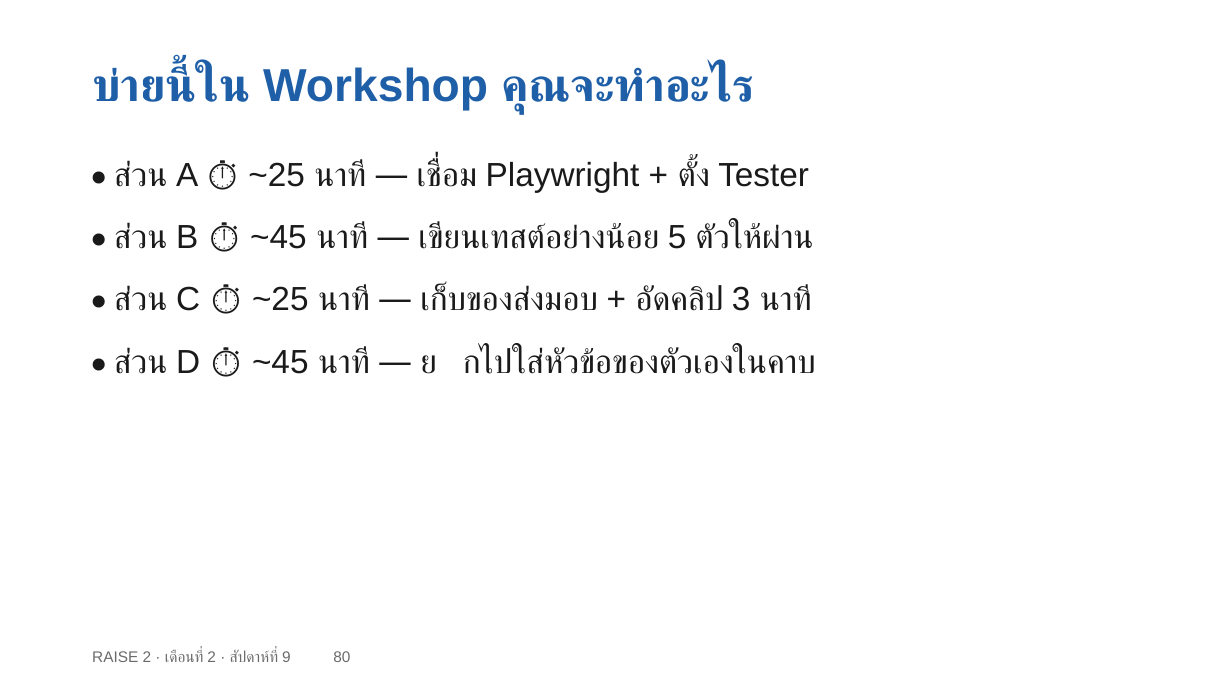
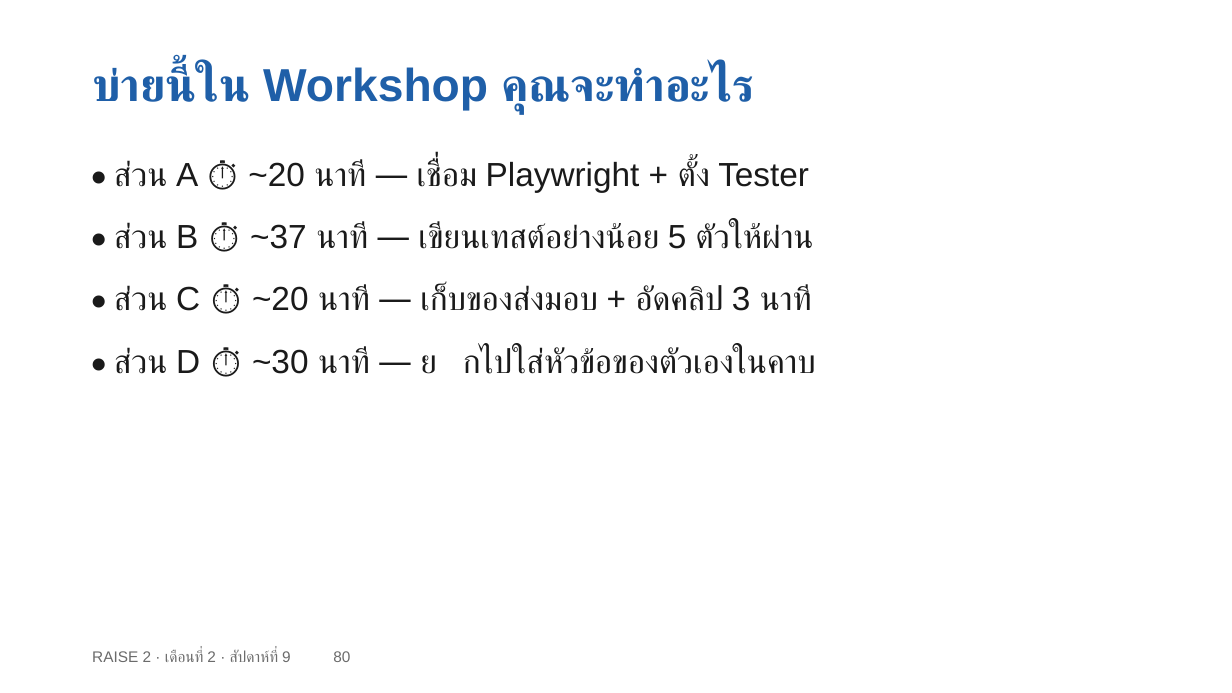
Before and after one commit to cnacha-mfu/raise2-module2, a slide deck: slide 80 of materials/week9/w9-slides.pptx. Drawn at 1232x693 pixels with LibreOffice and Linux fonts; fonts in the diff are those of the drawing. Boxes give left, top, right and bottom in pixels: in the first picture for what was removed or moved away, otherwise in the second. Text is boxed around its words. In the diff, an @@ line names an element or a change of style, - is before the commit and + after.

```diff
--- a/materials/week9/w9-slides.pptx
+++ b/materials/week9/w9-slides.pptx
@@ text at (x1=114, y1=161, x2=809, y2=192): text changed @@
-• ส่วน A ⏱ ~25 นาที — เชื่อม Playwright + ตั้ง Tester
+• ส่วน A ⏱ ~20 นาที — เชื่อม Playwright + ตั้ง Tester
@@ text at (x1=114, y1=223, x2=814, y2=249): text changed @@
-• ส่วน B ⏱ ~45 นาที — เขียนเทสต์อย่างน้อย 5 ตัวให้ผ่าน
+• ส่วน B ⏱ ~37 นาที — เขียนเทสต์อย่างน้อย 5 ตัวให้ผ่าน
@@ text at (x1=114, y1=285, x2=812, y2=311): text changed @@
-• ส่วน C ⏱ ~25 นาที — เก็บของส่งมอบ + อัดคลิป 3 นาที
+• ส่วน C ⏱ ~20 นาที — เก็บของส่งมอบ + อัดคลิป 3 นาที
@@ text at (x1=114, y1=347, x2=816, y2=374): text changed @@
-• ส่วน D ⏱ ~45 นาที — 🏠 ยกไปใส่หัวข้อของตัวเองในคาบ
+• ส่วน D ⏱ ~30 นาที — 🏠 ยกไปใส่หัวข้อของตัวเองในคาบ
```
Also in this commit, not shown: 19 other files.
